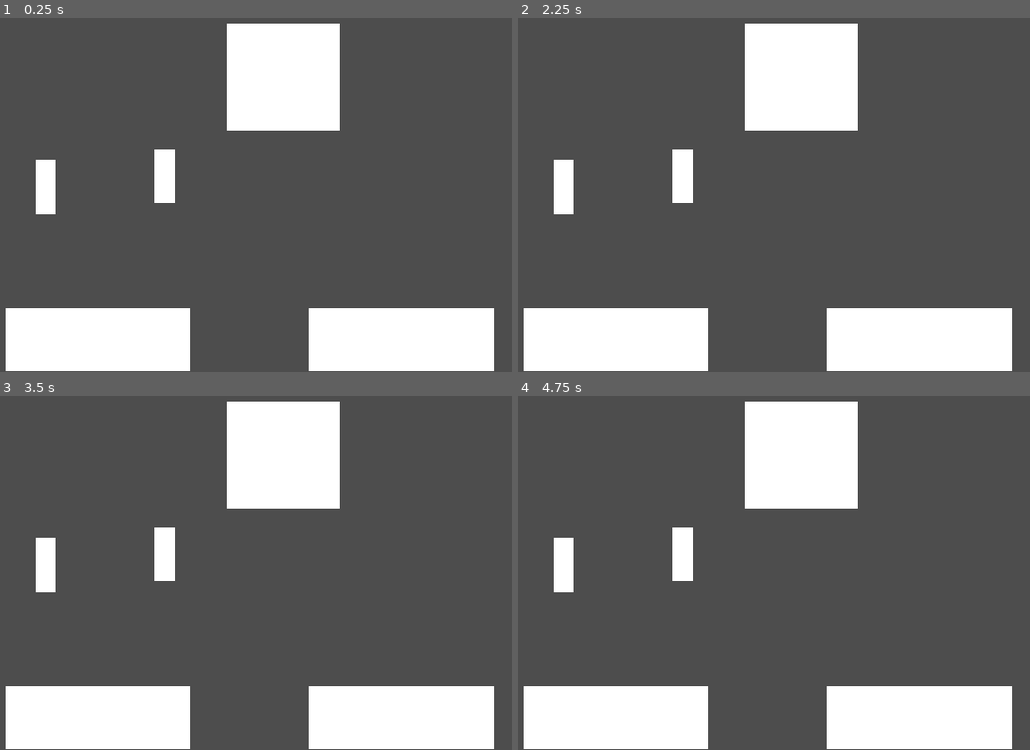
Above: before the commit, frames 1-4 (two rows, left to right).
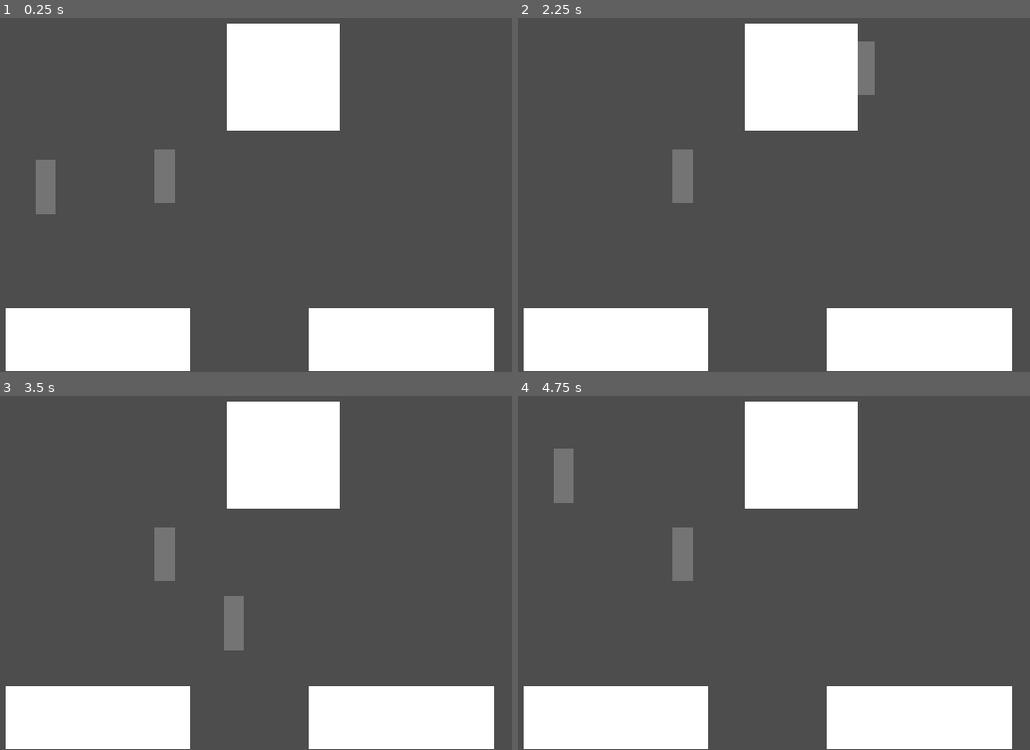
Above: after the commit, the same moments.

Repository: ThePT5/GodotTest
Game: Godot game, scene res://MainGame.tscn
The game is run twice, just before and just after one commit, with the same random seed, the same clock (stepped at 60 frames per second) and the same inputs.
Inputs (mouse positions are in pixels of both pictures, inside the frame that each line leads up to):
- Up to frame 1 (0.25 s): no input
- Up to frame 2 (2.25 s): tap Enter at 0.5, 2 s; move the mouse to (564, 187) at 0.52 s; click (564, 187) at 0.67 s; tap Space at 1.25 s; move the mouse to (681, 177) at 1.27 s; click (681, 177) at 1.42 s; move the mouse to (866, 67) at 2.02 s; click (866, 67) at 2.17 s
- Up to frame 3 (3.5 s): tap Space at 2.75 s; move the mouse to (235, 622) at 2.77 s; click (235, 622) at 2.92 s
- Up to frame 4 (4.75 s): tap Enter at 3.5 s; move the mouse to (1014, 601) at 3.52 s; click (1014, 601) at 3.67 s; tap Space at 4.25 s; move the mouse to (564, 473) at 4.27 s; click (564, 473) at 4.42 s

The runs differ from the first frame. In frame 1, 1.2% of the frame differs, in the area x 6-35%, y 37-56%; in frame 2, 1.7%; in frame 3, 1.8%, in the area x 6-48%, y 37-72%; in frame 4, 1.8%.

Commit message:
idk

Diff:
--- a/test/Trash.tscn
+++ b/test/Trash.tscn
@@ -16,10 +16,13 @@
 script = ExtResource("1_tunu6")
 
 [node name="CollisionShape2D" type="CollisionShape2D" parent="." unique_id=693008734]
+modulate = Color(0.011764706, 1, 1, 1)
+self_modulate = Color(0, 1, 1, 1)
 show_behind_parent = true
 shape = SubResource("RectangleShape2D_qbl11")
 
 [node name="MeshInstance2D" type="MeshInstance2D" parent="." unique_id=870873923]
+modulate = Color(1, 1, 1, 0.11764706)
 z_index = 1
 scale = Vector2(30.999996, 83)
 mesh = SubResource("BoxMesh_mixpf")
--- a/test/player_manager.gd
+++ b/test/player_manager.gd
@@ -7,11 +7,10 @@
 	self.position = get_viewport().get_mouse_position()
 	if Input.is_mouse_button_pressed(MOUSE_BUTTON_LEFT) and selectedObject != null:
 		selectedObject.position = get_viewport().get_mouse_position()
+	elif Input.is_mouse_button_pressed(MOUSE_BUTTON_NONE):
+		selectedObject = null
 
 func _on_body_entered(body: Node2D) -> void:
-	print(body)
-	if selectedObject == null :
+	print("Entered")
+	if selectedObject == null:
 		selectedObject = body
-
-func _on_body_exited(body: Node2D) -> void:
-	selectedObject = null
--- a/test/trash.gd
+++ b/test/trash.gd
@@ -11,6 +11,8 @@
 func get_trashType() :
 	return trashType
 
+
+
 #func _on_input_event(viewport: Node, event: InputEvent, shape_idx: int) -> void:
 	#if Input.is_mouse_button_pressed(MOUSE_BUTTON_LEFT):
 		#self.position = get_viewport().get_mouse_position()
